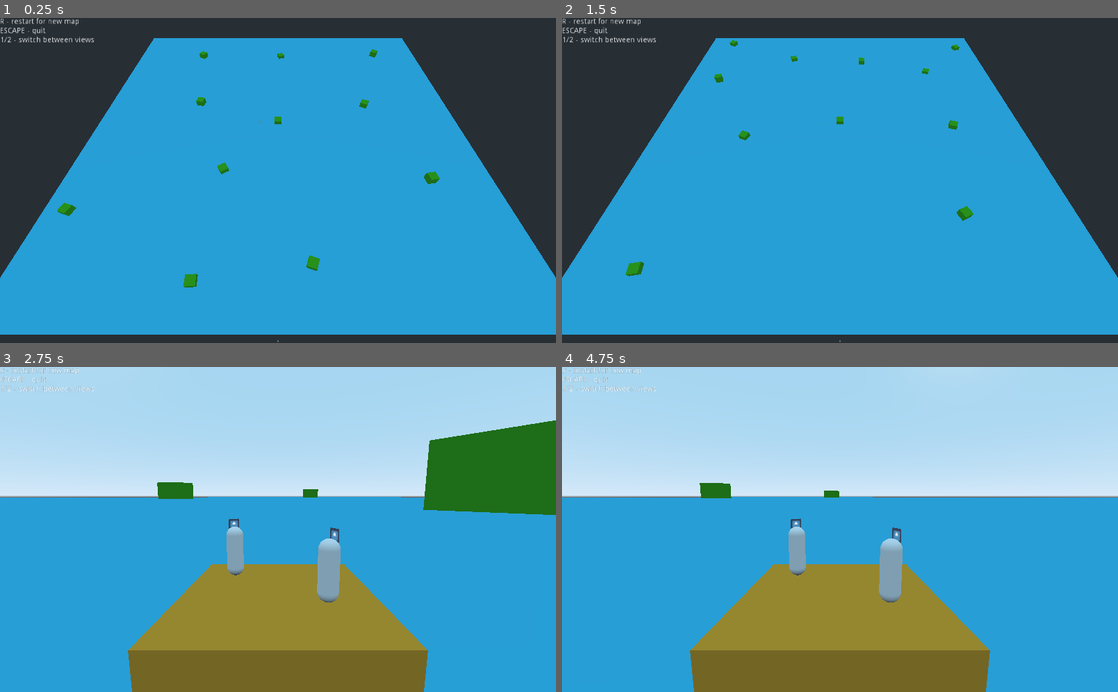
Above: before the commit, frames 1-4 (two rows, left to right).
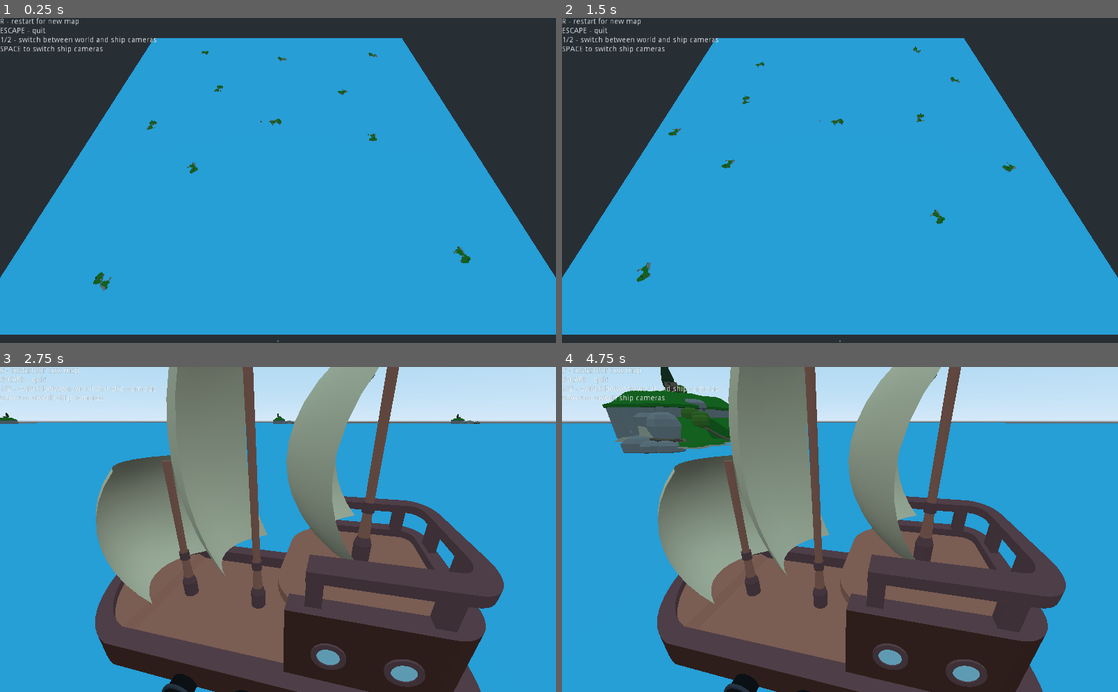
Above: after the commit, the same moments.

Repository: awindahl/GodotWildJam19
Game: Godot game, scene res://Main.tscn
Two runs of this game, one before a commit and one after it. Both use one fixed random seed, a clock stepped at 60 frames per second and the inputs below. The engine's default icon, where the game draws it, is replaced by a stand-in: a white triangle on a blue panel in a dark square.
Inputs:
- Up to frame 1 (0.25 s): no input
- Up to frame 2 (1.5 s): tap Enter at 0.5 s; hold Right (ui_right) 0.53-1.28 s; tap Space (ui_select) at 0.6, 0.77, 1.07 s; tap R (restart) at 1.25 s; hold Down (ui_down) from 1.28 s (still down); tap 1 (number_1) at 1.35 s
- Up to frame 3 (2.75 s): tap Space (ui_select) at 1.52, 1.55, 1.82, 2.3 s; tap R (restart) at 2 s; release Down (ui_down) at 2.03 s; hold Right (ui_right) from 2.03 s (still down); hold 2 (number_2) from 2.03 s (still down)
- Up to frame 4 (4.75 s): release Right (ui_right) at 2.78 s; release 2 (number_2) at 2.78 s; hold Up (ui_up) 2.78-3.53 s; tap Space (ui_select) at 2.85, 3.02, 3.32, 3.77, 3.8, 4.07, 4.52, 4.55 s; hold 1 (number_1) 3.53-4.28 s; hold Left (ui_left) from 3.53 s (still down); tap R (restart) at 4.25 s; tap 2 (number_2) at 4.35 s

The runs differ from the first frame. In frame 1, 1.1% of the frame differs, in the area x 0-85%, y 5-84%; in frame 2, 1.0%; in frame 3, 73%, in the area x 0-100%, y 0-100%; in frame 4, 72%.

Commit message:
removed placeholder cubes

Diff:
--- a/Island.tscn
+++ b/Island.tscn
@@ -1,6 +1,18 @@
-[gd_scene load_steps=5 format=2]
+[gd_scene load_steps=8 format=2]
 
-[sub_resource type="BoxShape" id=1]
+[ext_resource path="res://assets/island_base_1.obj" type="ArrayMesh" id=1]
+
+[sub_resource type="CapsuleShape" id=5]
+radius = 0.777807
+height = 0.331757
+
+[sub_resource type="CapsuleShape" id=7]
+radius = 0.672296
+height = 1.02442
+
+[sub_resource type="CapsuleShape" id=6]
+radius = 0.240167
+height = 0.52335
 
 [sub_resource type="CubeMesh" id=2]
 
@@ -12,16 +24,143 @@
 [node name="Spatial" type="StaticBody" groups=[
 "island",
 ]]
+transform = Transform( 1, 0, 0, 0, 1, 0, 0, 0, 1, 0, 0.0778383, 0 )
 
 [node name="CollisionShape" type="CollisionShape" parent="."]
-shape = SubResource( 1 )
+transform = Transform( 0.458448, 0, -0.888721, 0, 1, 0, 0.888721, 0, 0.458448, -1.45439, 0, 0.113226 )
+shape = SubResource( 5 )
+
+[node name="CollisionShape2" type="CollisionShape" parent="."]
+transform = Transform( 0.843326, 0, 0.537403, 0, 1, 0, -0.537403, 0, 0.843326, 0.2254, 0, 0.250998 )
+shape = SubResource( 7 )
+
+[node name="CollisionShape3" type="CollisionShape" parent="."]
+transform = Transform( 1, 0, 0, 0, 1, 0, 0, 0, 1, -1.3233, 0, 1.23226 )
+shape = SubResource( 6 )
 
 [node name="MeshInstance" type="MeshInstance" parent="."]
+visible = false
 mesh = SubResource( 2 )
 material/0 = SubResource( 3 )
 
-[node name="Area" type="Area" parent="."]
+[node name="DockingArea" type="Area" parent="."]
+transform = Transform( 0.326942, 0, 0, 0, 1, 0, 0, 0, 0.326942, -1.37835, -0.135368, 1.31242 )
 
-[node name="CollisionShape" type="CollisionShape" parent="Area"]
+[node name="CollisionShape" type="CollisionShape" parent="DockingArea"]
 transform = Transform( 2.03683, 0, 0, 0, 1, 0, 0, 0, 2.03683, 0, 0, 0 )
 shape = SubResource( 4 )
+
+[node name="island_base_1" type="MeshInstance" parent="."]
+transform = Transform( 0.2, 0, 0, 0, 0.2, 0, 0, 0, 0.2, 0, 0, 0 )
+mesh = ExtResource( 1 )
+material/0 = null
+material/1 = null
+material/2 = null
+material/3 = null
+material/4 = null
+material/5 = null
+material/6 = null
+material/7 = null
+material/8 = null
+material/9 = null
+material/10 = null
+material/11 = null
+material/12 = null
+material/13 = null
+material/14 = null
+material/15 = null
+material/16 = null
+material/17 = null
+material/18 = null
+material/19 = null
+material/20 = null
+material/21 = null
+material/22 = null
+material/23 = null
+material/24 = null
+material/25 = null
+material/26 = null
+material/27 = null
+material/28 = null
+material/29 = null
+material/30 = null
+material/31 = null
+material/32 = null
+material/33 = null
+material/34 = null
+material/35 = null
+material/36 = null
+material/37 = null
+material/38 = null
+material/39 = null
+material/40 = null
+material/41 = null
+material/42 = null
+material/43 = null
+material/44 = null
+material/45 = null
+material/46 = null
+material/47 = null
+material/48 = null
+material/49 = null
+material/50 = null
+material/51 = null
+material/52 = null
+material/53 = null
+material/54 = null
+material/55 = null
+material/56 = null
+material/57 = null
+material/58 = null
+material/59 = null
+material/60 = null
+material/61 = null
+material/62 = null
+material/63 = null
+material/64 = null
+material/65 = null
+material/66 = null
+material/67 = null
+material/68 = null
+material/69 = null
+material/70 = null
+material/71 = null
+material/72 = null
+material/73 = null
+material/74 = null
+material/75 = null
+material/76 = null
+material/77 = null
+material/78 = null
+material/79 = null
+material/80 = null
+material/81 = null
+material/82 = null
+material/83 = null
+material/84 = null
+material/85 = null
+material/86 = null
+material/87 = null
+material/88 = null
+material/89 = null
+material/90 = null
+material/91 = null
+material/92 = null
+material/93 = null
+material/94 = null
+material/95 = null
+material/96 = null
+material/97 = null
+material/98 = null
+material/99 = null
+material/100 = null
+material/101 = null
+material/102 = null
+material/103 = null
+material/104 = null
+material/105 = null
+material/106 = null
+material/107 = null
+material/108 = null
+material/109 = null
+material/110 = null
--- a/Main.gd
+++ b/Main.gd
@@ -21,7 +21,7 @@
 		var new_pos = Vector3()
 		while !safety_distance_flag:
 			# Get random map position
-			new_pos = Vector3((randf()*map_size.x)-map_size.x/2, randf()-.25, round(randf()*map_size.y)-map_size.y/2) #round(randf()*map_size.y))
+			new_pos = Vector3((randf()*map_size.x)-map_size.x/2, 0, round(randf()*map_size.y)-map_size.y/2) #round(randf()*map_size.y))
 			# Is this position away from already placed islands? TEMP only for X
 			safety_distance_flag = true
 			for placed_island in get_tree().get_nodes_in_group("island"):
--- a/Main.tscn
+++ b/Main.tscn
@@ -31,15 +31,23 @@
 "_edit_use_anchors_": false
 }
 
-[node name="Label" type="Label" parent="Control"]
+[node name="VBoxContainer" type="VBoxContainer" parent="Control"]
 margin_right = 40.0
-margin_bottom = 14.0
+margin_bottom = 40.0
+__meta__ = {
+"_edit_use_anchors_": false
+}
+
+[node name="Label" type="Label" parent="Control/VBoxContainer"]
+margin_right = 289.0
+margin_bottom = 65.0
 text = "R - restart for new map
 ESCAPE - quit
-1/2 - switch between views"
+1/2 - switch between world and ship cameras
+SPACE to switch ship cameras"
 __meta__ = {
 "_edit_use_anchors_": false
 }
 
 [node name="Ship" parent="." instance=ExtResource( 2 )]
-transform = Transform( 0.1, 0, 0, 0, 0.1, 0, 0, 0, 0.1, -4.77082, 0, 0 )
+transform = Transform( -0.0224526, 0, -0.0974468, 0, 0.1, 0, 0.0974468, 0, -0.0224526, -4.77082, 0, 0 )
--- a/Ship.gd
+++ b/Ship.gd
@@ -2,13 +2,17 @@
 
 var velocity = Vector3()
 var forward_speed = 50
-var rotate_speed = 1
+var rotate_speed = 2
+
+var camera_move_time = .5
+var base_camera_flag = true
 
 func _ready():
-	pass # Replace with function body.
+	$Camera.transform = $CameraSail.transform
 
 
 func _physics_process(delta):
+	# Ship movement
 	velocity = Vector3()
 	if Input.is_action_pressed("ui_up"):
 		velocity -= global_transform.basis.z * forward_speed
@@ -20,3 +24,19 @@
 		rotate(Vector3(0,1,0), rotate_speed*delta)
 
 	move_and_slide(velocity)
+
+	# Camera controls
+	if Input.is_action_just_pressed("ui_select"):
+		print('select')
+		print('Global: ', $Camera.transform)
+		print('Sail: ', $CameraSail.transform)
+		print('Crew: ', $CameraCrew.transform)
+		#if $Camera.global_transform == $CameraSail.global_transform:
+		if base_camera_flag:
+			# Move camera to crew view
+			#$Camera.transform.interpolate_with($CameraCrew.transform, camera_move_time)
+			$Camera.transform = $CameraCrew.transform
+		else:
+			#$Camera.transform.interpolate_with($CameraSail.transform, camera_move_time)
+			$Camera.transform = $CameraSail.transform
+		base_camera_flag = !base_camera_flag
--- a/Ship.tscn
+++ b/Ship.tscn
@@ -1,32 +1,36 @@
-[gd_scene load_steps=6 format=2]
+[gd_scene load_steps=4 format=2]
 
 [ext_resource path="res://Ship.gd" type="Script" id=1]
-[ext_resource path="res://Sailor.tscn" type="PackedScene" id=2]
+[ext_resource path="res://assets/player_ship_1.obj" type="ArrayMesh" id=2]
 
-[sub_resource type="CubeMesh" id=1]
-
-[sub_resource type="SpatialMaterial" id=3]
-albedo_color = Color( 0.909804, 0.643137, 0.176471, 1 )
-
-[sub_resource type="BoxShape" id=2]
+[sub_resource type="BoxShape" id=1]
+extents = Vector3( 1.251, 0.890776, 2.41746 )
 
 [node name="Ship" type="KinematicBody"]
 script = ExtResource( 1 )
 
-[node name="MeshInstance" type="MeshInstance" parent="."]
-mesh = SubResource( 1 )
-material/0 = SubResource( 3 )
-
 [node name="CollisionShape" type="CollisionShape" parent="."]
-shape = SubResource( 2 )
+transform = Transform( 1, 0, 0, 0, 1, 0, 0, 0, 1, 0, 0.318851, -0.0538131 )
+shape = SubResource( 1 )
 
 [node name="Camera" type="Camera" parent="."]
-transform = Transform( 1, 0, 0, 0, 0.98992, 0.141627, 0, -0.141627, 0.98992, 0, 2.01834, 2.41835 )
+transform = Transform( 0.996195, 0.0225576, -0.084186, 0, 0.965926, 0.258819, 0.0871557, -0.257834, 0.96225, -1.52183, 6.28291, 6.8587 )
 
-[node name="Sailors" type="Spatial" parent="."]
+[node name="player_ship_1" type="MeshInstance" parent="."]
+transform = Transform( 1, 0, 0, 0, 1, 0, 0, 0, -1, -0.695833, -0.446089, -1.09859 )
+mesh = ExtResource( 2 )
+material/0 = null
+material/1 = null
+material/2 = null
+material/3 = null
+material/4 = null
+material/5 = null
+material/6 = null
+material/7 = null
+material/8 = null
 
-[node name="Sailor" parent="Sailors" instance=ExtResource( 2 )]
-transform = Transform( 0.0844509, 0, -0.181295, 0, 0.2, 0, 0.181295, 0, 0.0844509, 0.465835, 1.34022, 0.357104 )
+[node name="CameraSail" type="Position3D" parent="."]
+transform = Transform( 0.996195, 0.0225576, -0.084186, 0, 0.965926, 0.258819, 0.0871557, -0.257834, 0.96225, -1.52183, 6.28291, 6.8587 )
 
-[node name="Sailor2" parent="Sailors" instance=ExtResource( 2 )]
-transform = Transform( 0.191054, 0, 0.0591483, 0, 0.2, 0, -0.0591483, 0, 0.191054, -0.522837, 1.35488, -0.356833 )
+[node name="CameraCrew" type="Position3D" parent="."]
+transform = Transform( 0.236075, 0.410673, -0.880691, -2.02576e-08, 0.906308, 0.422618, 0.971735, -0.0997696, 0.213957, -2.4942, 2.59093, 0.701367 )
Not shown: 2 places in Main.tscn that only renumber resources
